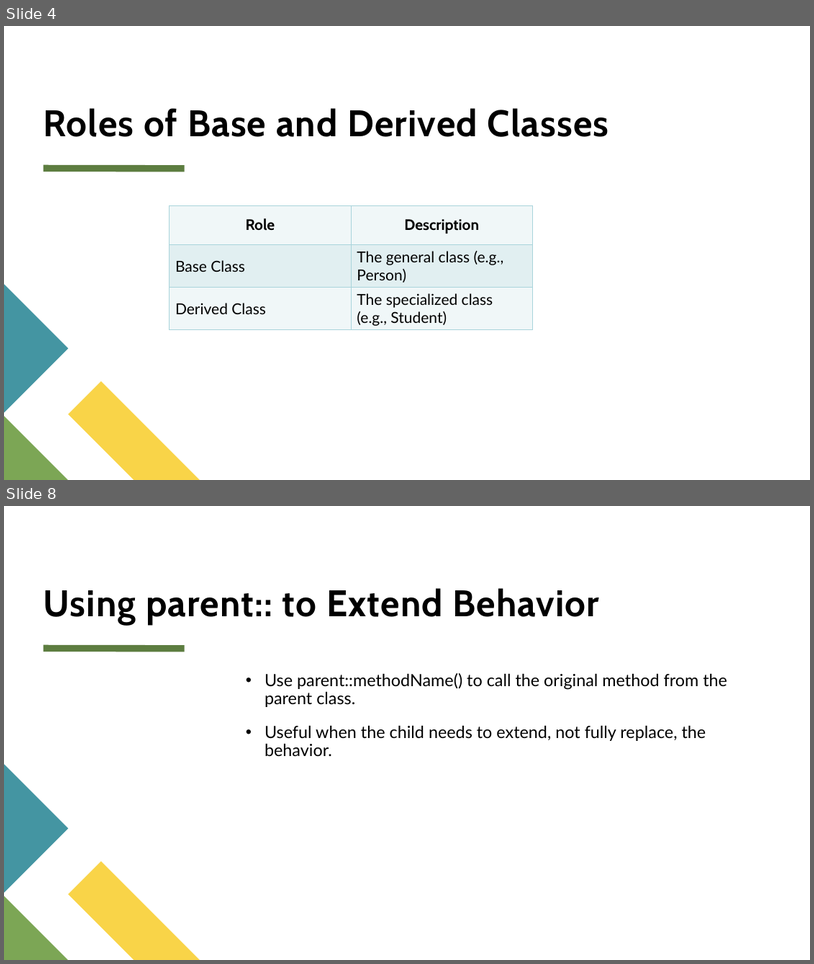
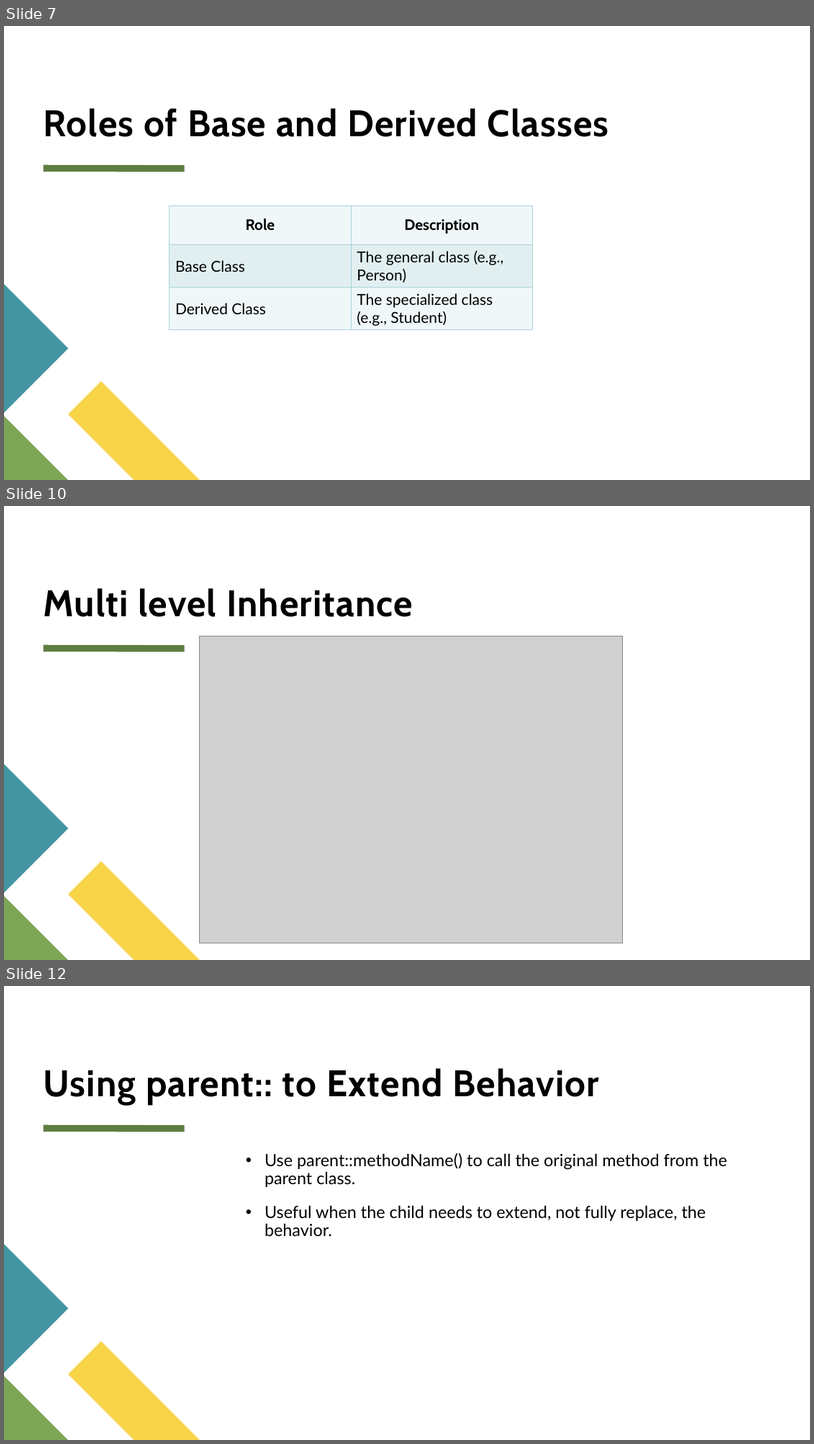
Before and after one commit to psuuc-jbgarcia/Object-Oriented-Programming-Lesson, a slide deck: OOP/Midterm/Week 4/Lecture/Inheritance and Polymorphism in PHP (OOP).pptx. Shown one above the other, each under a label of ours: slides 4 and 8 before the commit, slides 7, 10 and 12 after it; the slides between them are not shown. The pictures are 814x964 and 814x1444 pixels, drawn with LibreOffice and Linux fonts; fonts in the diff are those of the drawing; grey boxes stand for pictures. Boxes give left, top, right and bottom in pixels: in the first picture for what was removed or moved away, otherwise in the second. Text is boxed around its words. In the diff, an @@ line names an element or a change of style, - is before the commit and + after.

```diff
--- a/OOP/Midterm/Week 4/Lecture/Inheritance and Polymorphism in PHP (OOP).pptx
+++ b/OOP/Midterm/Week 4/Lecture/Inheritance and Polymorphism in PHP (OOP).pptx
@@ slide 10 added at box(4, 506, 810, 960), background #FFFFFF; not listed: 1 template element that a slide beside it also shows @@
@@ title added at box(44, 588, 413, 617), 44 pt, text #000000, bold @@
+Multi level Inheritance
@@ picture added at box(200, 636, 623, 943) @@
@@ freeform shape added at box(4, 764, 68, 893), fill #4495A2 @@
@@ freeform shape added at box(68, 861, 199, 960), fill #F9D448 @@
@@ freeform shape added at box(4, 896, 68, 960), fill #7CA655 @@
@@ what was slide 4 is now slide 7 @@
@@ what was slide 8 is now slide 12 @@
```
Also in this commit, not shown: 2 slides changed, 5 other slides added, 8 other files.
